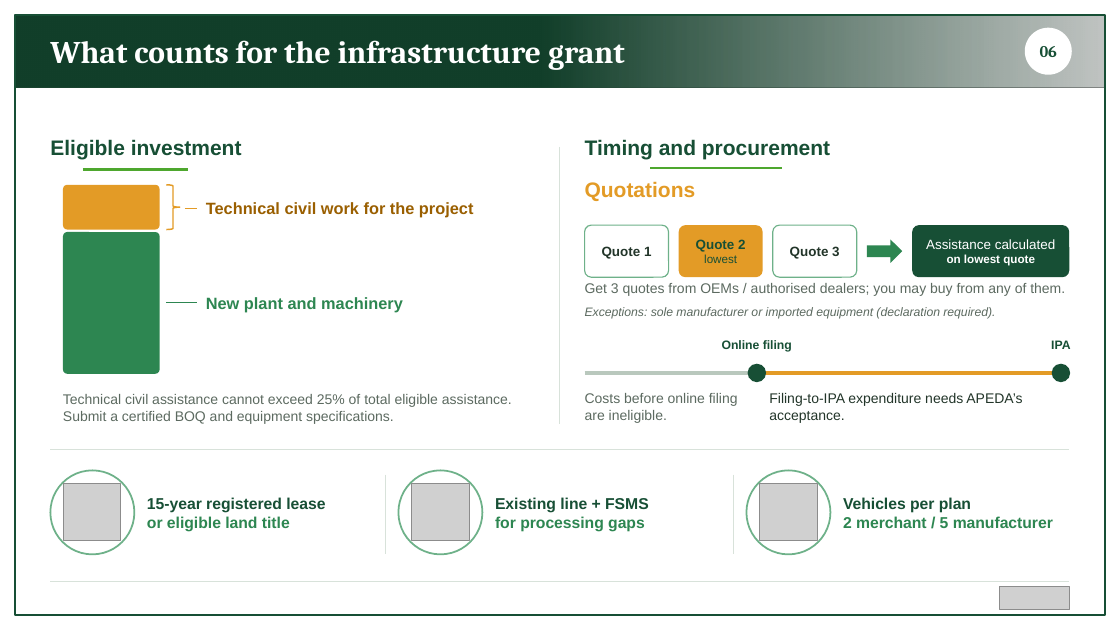
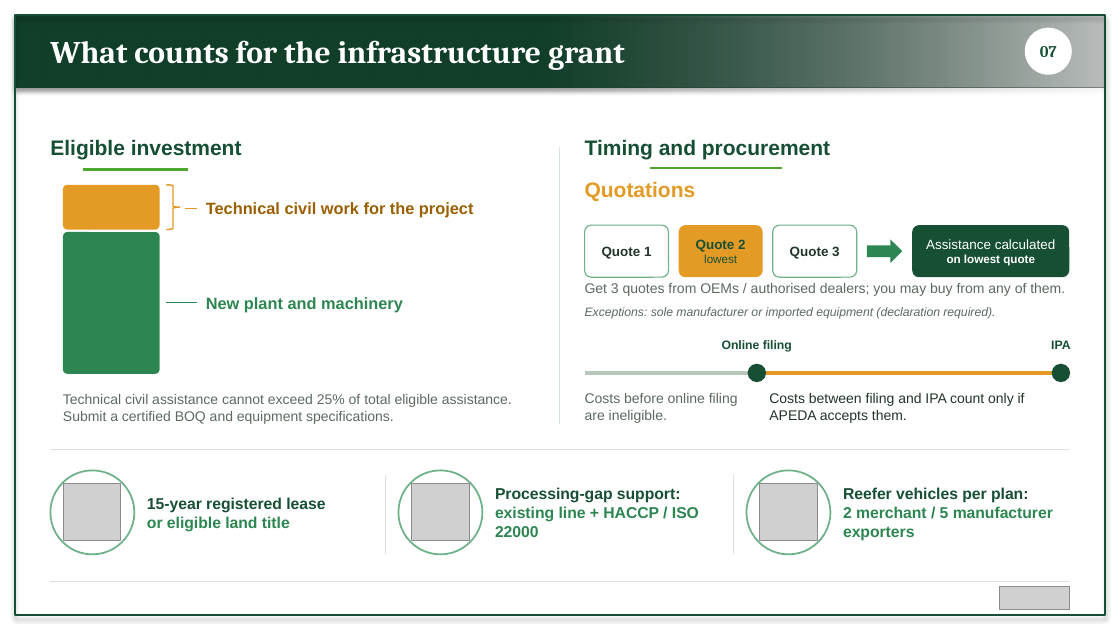
Before and after one commit to BantheFox012/FM, a slide deck: slide 7 of APEDA_BKNY.pptx (slide 6 before the commit). Drawn at 1120x630 pixels with LibreOffice and Linux fonts; fonts in the diff are those of the drawing; grey boxes stand for pictures. Boxes give left, top, right and bottom in pixels: in the first picture for what was removed or moved away, otherwise in the second. Text is boxed around its words. In the diff, an @@ line names an element or a change of style, - is before the commit and + after.

```diff
--- a/APEDA_BKNY.pptx
+++ b/APEDA_BKNY.pptx
@@ rectangle at [15, 15, 1105, 87]: shadow on @@
@@ rectangle at [15, 15, 1105, 615]: shadow on @@
@@ text at [1040, 46, 1057, 57]: text changed @@
-06
+07
@@ text at [769, 393, 1025, 423]: text changed @@
-Filing-to-IPA expenditure needs APEDA’s acceptance.
+Costs between filing and IPA count only if APEDA accepts them.
@@ text at [495, 487, 699, 537]: text changed; text colour #174F35 to #2D8651 @@
-Existing line + FSMS
-for processing gaps
+Processing-gap support:
+existing line + HACCP / ISO 22000
@@ text at [843, 487, 1053, 541]: text changed @@
-Vehicles per plan
-2 merchant / 5 manufacturer
+Reefer vehicles per plan:
+2 merchant / 5 manufacturer exporters
```
Also in this commit, not shown: 12 other slides changed, 1 slide added.
